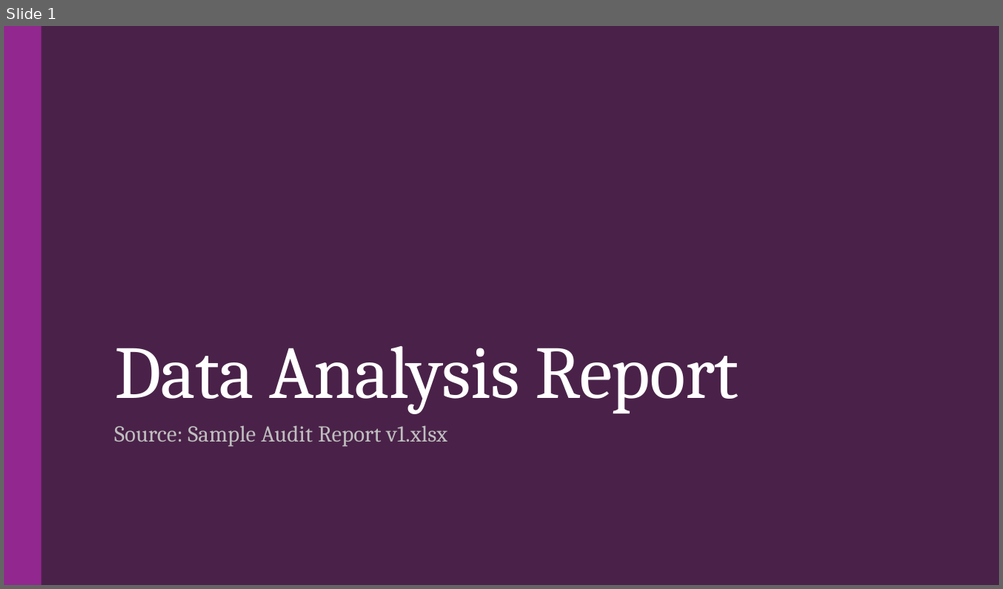
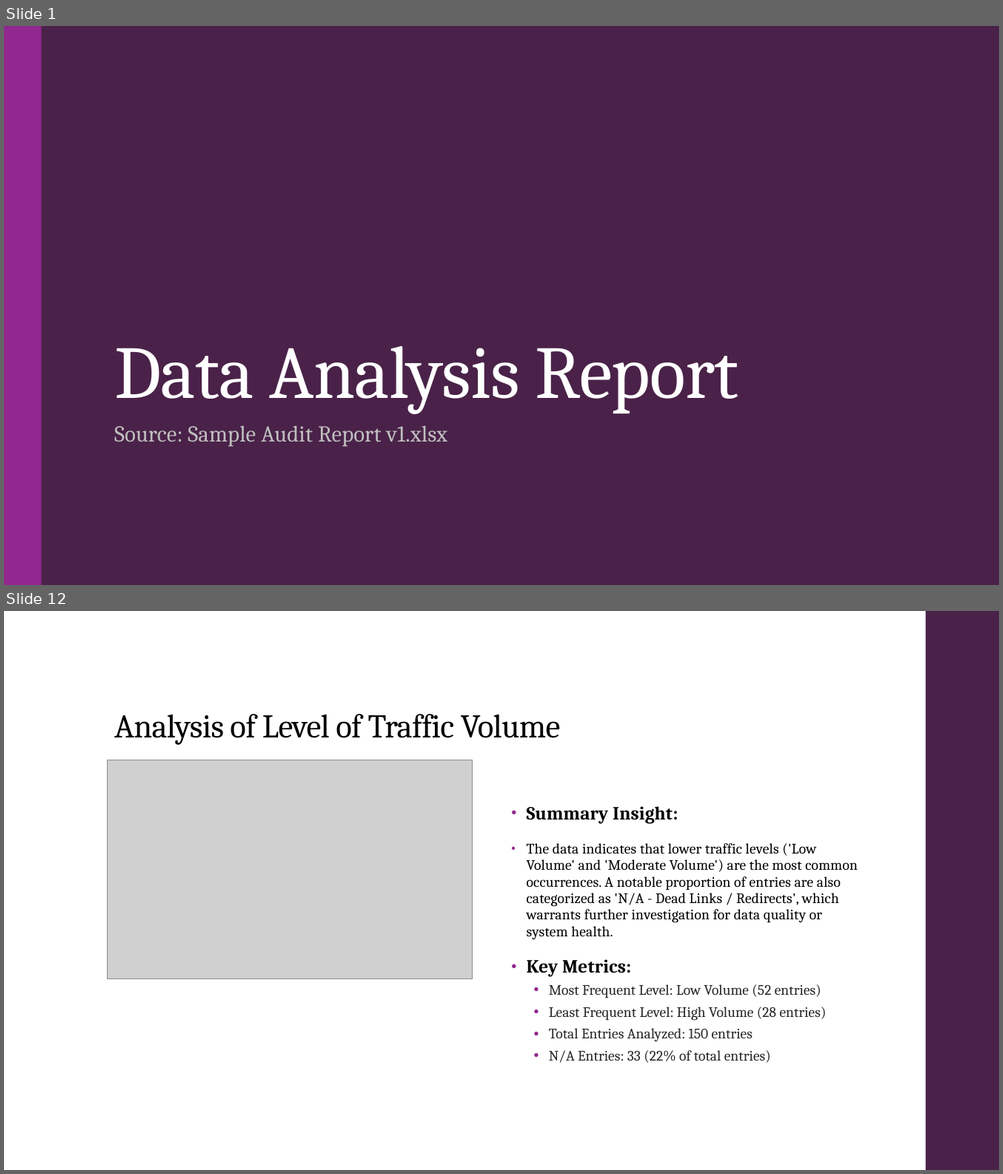
Before and after one commit to droy117/GT_Assignment_PPT_Ex, a slide deck: Debak/Data_Analysis_Report_Report.pptx. Shown one above the other, each under a label of ours: slide 1 before the commit, slides 1 and 12 after it; the slides between them are not shown. The pictures are 1003x589 and 1003x1174 pixels, drawn with LibreOffice and Linux fonts; fonts in the diff are those of the drawing; grey boxes stand for pictures. Boxes give left, top, right and bottom in pixels: in the first picture for what was removed or moved away, otherwise in the second. Text is boxed around its words. In the diff, an @@ line names an element or a change of style, - is before the commit and + after.

Commit message:
add AI insights

```diff
--- a/Debak/Data_Analysis_Report_Report.pptx
+++ b/Debak/Data_Analysis_Report_Report.pptx
@@ slide 12 added at bbox=[4, 611, 999, 1170], background #FFFFFF @@
@@ rectangle added at bbox=[925, 611, 999, 1170], fill #4A2249 @@
@@ title added at bbox=[114, 714, 560, 745], 32 pt, text #000000 @@
+Analysis of Level of Traffic Volume
@@ picture added at bbox=[107, 760, 472, 979] @@
@@ text added at bbox=[526, 806, 857, 1063], 14 pt, text #000000 @@
+• Summary Insight:
+• The data indicates that lower traffic levels ('Low Volume' and 'Moderate Volume') are the most common occurrences. A notable proportion of entries are also categorized as 'N/A - Dead Links / Redirects', which warrants further investigation for data quality or system health.
+• Key Metrics:
+  • Most Frequent Level: Low Volume (52 entries)
+  • Least Frequent Level: High Volume (28 entries)
+  • Total Entries Analyzed: 150 entries
+  • N/A Entries: 33 (22% of total entries)
```
Also in this commit, not shown: 3 slides changed, 10 other slides added, 9 slides removed, 6 other files.
